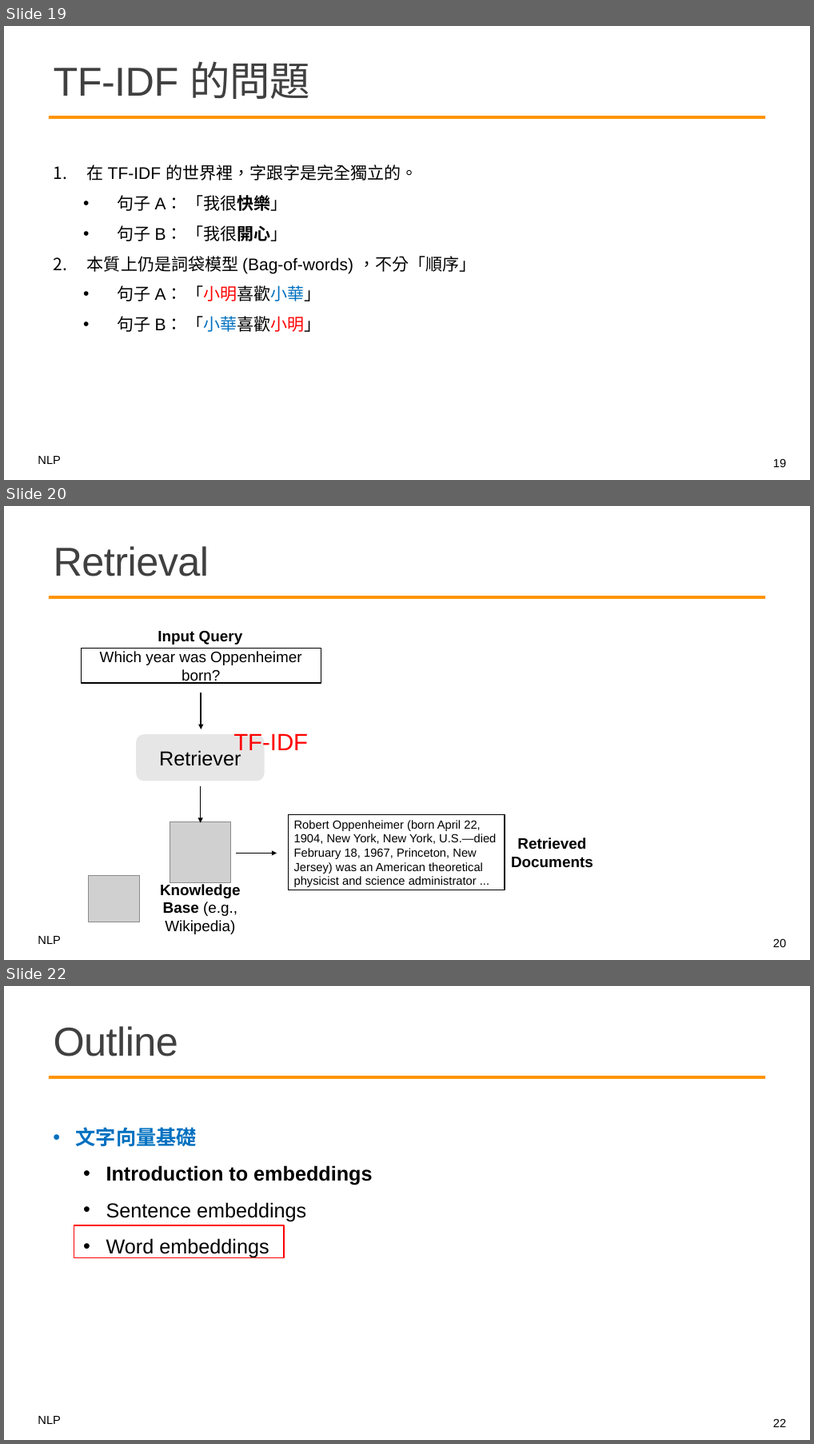
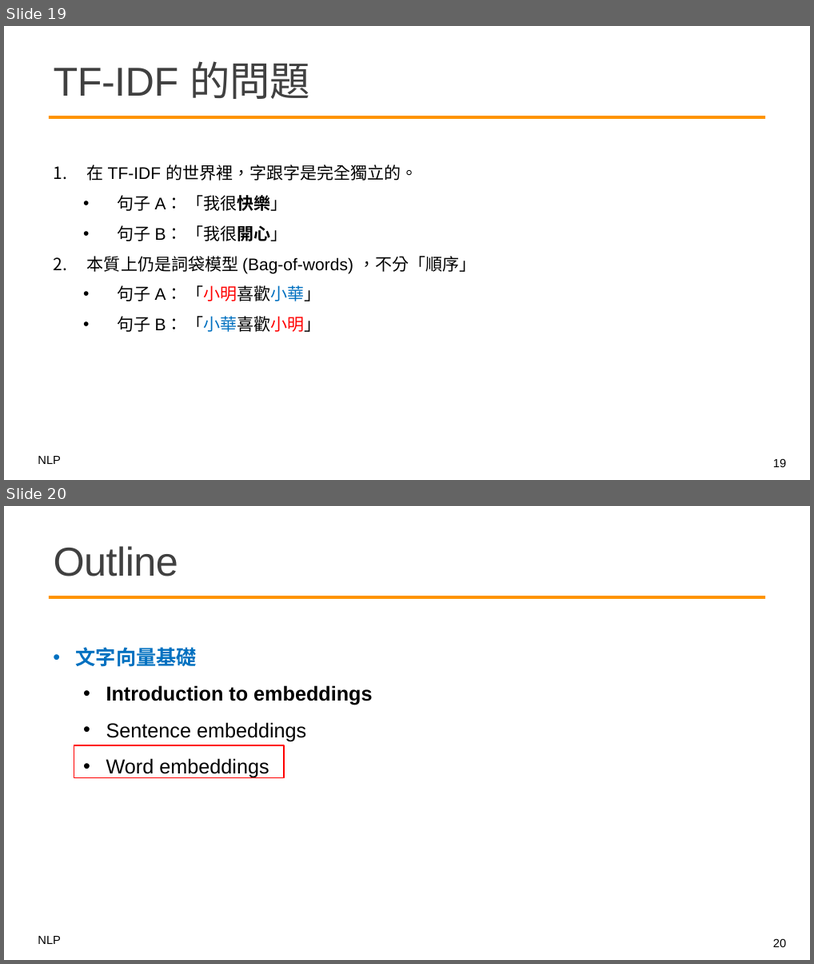
Before and after one commit to mcps5601/CGUNLP_2026_Spring, a slide deck: slides/w2_vectors_0302.pptx. Shown one above the other, each under a label of ours: slides 19, 20 and 22 before the commit, slides 19 and 20 after it; the slides between them are not shown. The pictures are 814x1444 and 814x964 pixels, drawn with LibreOffice and Linux fonts; fonts in the diff are those of the drawing; grey boxes stand for pictures; background and template pictures are left out. Boxes give left, top, right and bottom in pixels: in the first picture for what was removed or moved away, otherwise in the second. Text is boxed around its words. In the diff, an @@ line names an element or a change of style, - is before the commit and + after.

```diff
--- a/slides/w2_vectors_0302.pptx
+++ b/slides/w2_vectors_0302.pptx
@@ slide 20 removed at (x1=4, y1=506, x2=810, y2=960), background #FFFFFF; not listed: 2 template elements that a slide beside it also shows @@
@@ title removed at (x1=54, y1=546, x2=210, y2=576) @@
-Retrieval
@@ rectangle removed at (x1=81, y1=648, x2=321, y2=683) @@
-Which year was Oppenheimer born?
@@ text removed at (x1=158, y1=630, x2=243, y2=644) @@
-Input Query
@@ arrow removed from (202, 692) to (202, 729) @@
@@ rounded rectangle removed at (x1=136, y1=734, x2=264, y2=780) @@
-Retriever
@@ text removed at (x1=234, y1=734, x2=308, y2=755) @@
-TF-IDF
@@ arrow removed from (201, 785) to (201, 822) @@
@@ rectangle removed at (x1=288, y1=815, x2=505, y2=889) @@
-Robert Oppenheimer (born April 22, 1904, New York, New York, U.S.—died February 18, 1967, Princeton, New Jersey) was an American theoretical physicist and science administrator ...
@@ picture removed at (x1=170, y1=822, x2=231, y2=882) @@
@@ text removed at (x1=511, y1=837, x2=594, y2=868) @@
-Retrieved Documents
@@ arrow removed from (236, 852) to (277, 852) @@
@@ picture removed at (x1=89, y1=875, x2=139, y2=922) @@
@@ text removed at (x1=160, y1=884, x2=241, y2=934) @@
-Knowledge Base (e.g., Wikipedia)
@@ page number removed at (x1=774, y1=938, x2=786, y2=947) @@
-20
@@ what was slide 22 is now slide 20 @@
@@ page number at (x1=774, y1=938, x2=786, y2=947): text changed @@
-22
+20
```
Also in this commit, not shown: 8 slides changed, 2 slides added, 2 other slides removed, 1 other file.
